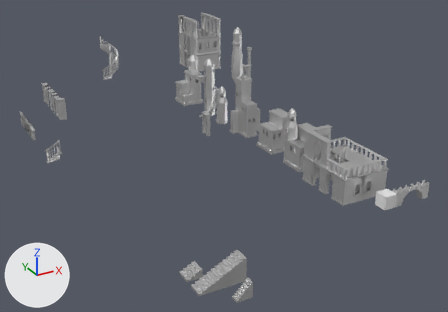
What one commit did to the Blender file SkyPlane/Assets/3D/Buildings.blend.
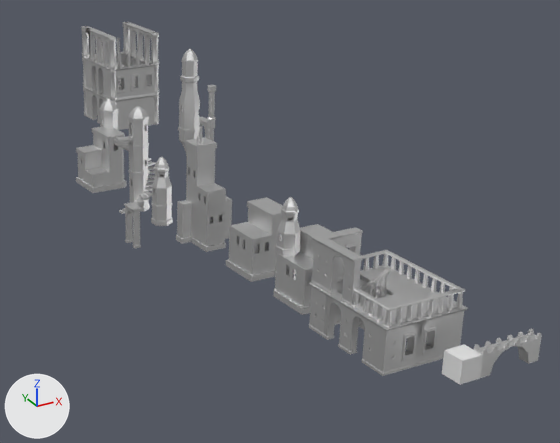
The first picture shows the older version from a 50 mm lens placed at (-26.5, -92.2, 41.1), pointed at (20.7, -6.3, -1.9). The close-ups show both versions on the part from 30% to 98% of the width and 0% to 78% of the height of that picture; other places that the commit changed are outside them. Lighting does not change. The marker at lower left points along +X, +Y and +Z.

Names of what the first close-up shows: 'Bridge01', 'BridgeStair', 'Building', 'Deco01', 'House01', 'House02', 'House03', 'House04', 'House05', 'Tower01', 'Tower02', 'Tower03'.
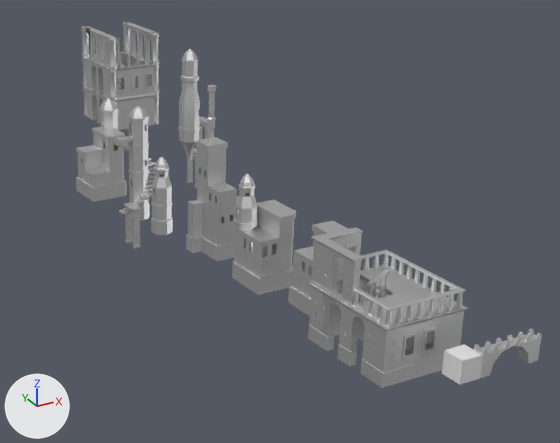
Where the newer file only moved an object's origin or applied its transform, the numbers keep the older frame.

Pixel boxes (x1, y1, x2, y2) of what changed, in the close-ups (560 x 443 px):
'House05', reshaped (8% taller)
    before: (309, 227, 468, 376)
    after: (308, 227, 468, 388)
'House04', reshaped, moved
    before: (273, 197, 332, 315)
    after: (232, 174, 296, 295)
'House02', reshaped, moved (7% narrower, 7% taller)
    before: (176, 132, 232, 252)
    after: (186, 132, 238, 261)
'House03', reshaped, moved (7% wider, 12% taller)
    before: (226, 197, 283, 282)
    after: (288, 221, 349, 316)
'Tower02', reshaped, moved (13% taller)
    before: (151, 157, 173, 226)
    after: (151, 157, 173, 235)
part 1 of me_cube_002, cut back
    before: (309, 229, 466, 376)
    after: (308, 280, 444, 388)
part 2 of me_cylinder_005, rebuilt
    before: (273, 224, 332, 315)
    after: (232, 200, 296, 295)
part 3 of me_cylinder_005, added
    after: (233, 174, 258, 262)
part 4 of me_cylinder_005, deleted
    before: (274, 197, 301, 290)
part 7 of me_cube_094, rebuilt (7% narrower, 8% taller)
    before: (176, 137, 232, 252)
    after: (186, 137, 238, 261)

The change, as a diff of the scene's bpy script:
```diff
--- a/SkyPlane/Assets/3D/Buildings.blend.py
+++ b/SkyPlane/Assets/3D/Buildings.blend.py
@@ me_cube_002 @@
 # used by ob_house05; location = (28.0, -28.0, 0.0); rotation_euler = (0.0, 0.0, -3.142), in degrees (0, 0, -180)
-me_cube_002.from_pydata(...)  # 3503 vertices, 3316 faces; spans x -4.61..3.39, y -4.63..5.37, z 0.03..8.03
+me_cube_002.from_pydata(...)  # 2528 vertices, 2384 faces; spans x -4.61..3.39, y -4.63..5.37, z -1.0..8.03
+# me_cube_002 part 1: 56 vertices moved from x -4.45..3.22, y -4.46..5.2, z 0.03..7.55 to x -4.45..3.22, y -4.46..5.2, z -1.0..7.55; 1073 vertices removed from x -4.61..3.39, y -4.63..5.37, z 0.03..8.03; 98 vertices added at x -4.45..3.39, y -4.46..5.2, z -1.0..8.03
 me_cube_002.materials.append(mat_test)
@@ me_cylinder_005 @@
-me_cylinder_005.from_pydata(...)  # 410 vertices, 388 faces; spans x -1.2..3.2, y -4.2..1.1, z -1.02..8.0
+me_cylinder_005.from_pydata(...)  # 399 vertices, 371 faces; spans x -1.96..2.44, y -3.03..2.27, z -1.02..9.0
+# me_cylinder_005 part 2: the loose piece of 234 vertices spanning x -1.2..3.2, y -4.2..0.2, z -1.02..5.0 is rebuilt with 225 vertices and now spans x -1.96..2.44, y -3.03..1.37, z -1.02..6.0
+# me_cylinder_005 part 3: a new loose piece of 174 vertices spanning x -1.75..0.19, y 0.06..2.27, z -1.0..9.0, in mat_test (its picture is missing)
+# me_cylinder_005 part 4: 176 vertices removed from x -0.98..0.95, y -1.11..1.1, z -1.0..8.0
 me_cylinder_005.materials.append(mat_test)
@@ me_cylinder_001 @@
-me_cylinder_001.from_pydata(...)  # 138 vertices, 128 faces; spans x -0.95..0.95, y -1.1..1.1, z -1.0..6.0
+me_cylinder_001.from_pydata(...)  # 136 vertices, 127 faces; spans x -0.95..0.95, y -1.1..1.1, z -1.0..7.0
+# me_cylinder_001 part 5: 126 vertices removed from x -0.95..0.95, y -1.1..1.1, z -0.92..6.0; 124 vertices added at x -0.95..0.95, y -1.1..1.1, z 0.0..7.0
 me_cylinder_001.materials.append(mat_test)
@@ me_cube_095 @@
-me_cube_095.from_pydata(...)  # 234 vertices, 223 faces; spans x -3.2..1.2, y -3.2..1.2, z -1.02..5.0
+me_cube_095.from_pydata(...)  # 225 vertices, 207 faces; spans x -2.53..1.87, y -2.12..2.28, z -1.03..6.0
+# me_cube_095 part 6: 234 vertices removed from x -3.2..1.2, y -3.2..1.2, z -1.02..5.0; 225 vertices added at x -2.53..1.87, y -2.12..2.28, z -1.03..6.0
 me_cube_095.materials.append(mat_test)
@@ me_cube_094 @@
-me_cube_094.from_pydata(...)  # 320 vertices, 287 faces; spans x -2.1..3.1, y -3.1..1.1, z -1.0..10.0
+me_cube_094.from_pydata(...)  # 316 vertices, 276 faces; spans x -2.16..3.04, y -2.55..1.65, z -1.0..11.0
+# me_cube_094 part 7: the loose piece of 248 vertices spanning x -2.1..3.1, y -3.1..1.1, z -1.0..9.0 is rebuilt with 244 vertices and now spans x -2.16..3.04, y -2.55..1.65, z -1.0..10.0
 me_cube_094.materials.append(mat_test)
@@ ob_house04 @@
 ob_house04 = bpy.data.objects.new('House04', me_cylinder_005)
-ob_house04.location = (27.0, -17.0, 1.0)
+ob_house04.location = (28.0, -11.0, 0.0)
 _m = ob_house04.modifiers.new('Solidify', 'SOLIDIFY')
@@ ob_tower02 @@
 ob_tower02 = bpy.data.objects.new('Tower02', me_cylinder_001)
-ob_tower02.location = (26.0, 4.0, 1.0)
+ob_tower02.location = (26.0, 4.0, 0.0)
 _m = ob_tower02.modifiers.new('Solidify', 'SOLIDIFY')
@@ ob_house03 @@
 ob_house03 = bpy.data.objects.new('House03', me_cube_095)
-ob_house03.location = (29.0, -10.0, 1.0)
+ob_house03.location = (30.0, -19.0, 0.0)
 _m = ob_house03.modifiers.new('Solidify', 'SOLIDIFY')
@@ ob_house02 @@
 ob_house02 = bpy.data.objects.new('House02', me_cube_094)
-ob_house02.location = (27.0, -2.0, 1.0)
+ob_house02.location = (28.0, -3.0, 0.0)
 _m = ob_house02.modifiers.new('Solidify', 'SOLIDIFY')
```
